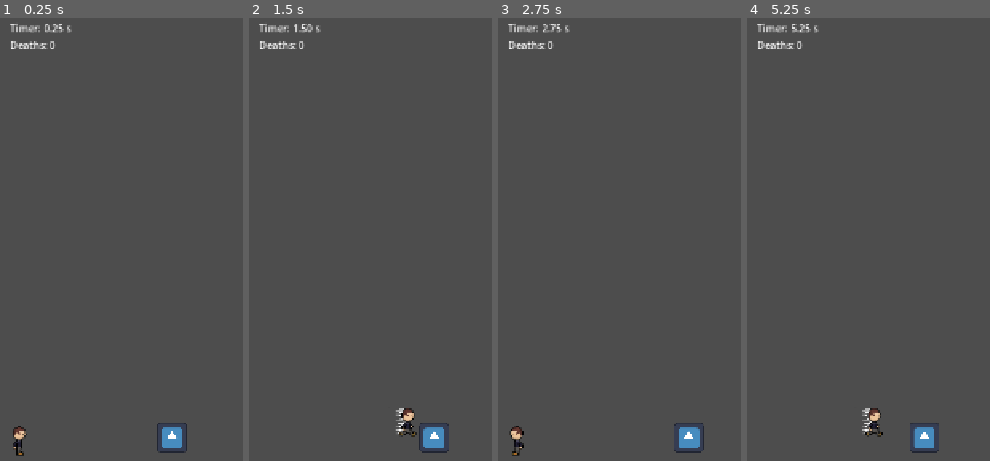
Above: before the commit, frames 1-4 (left to right).
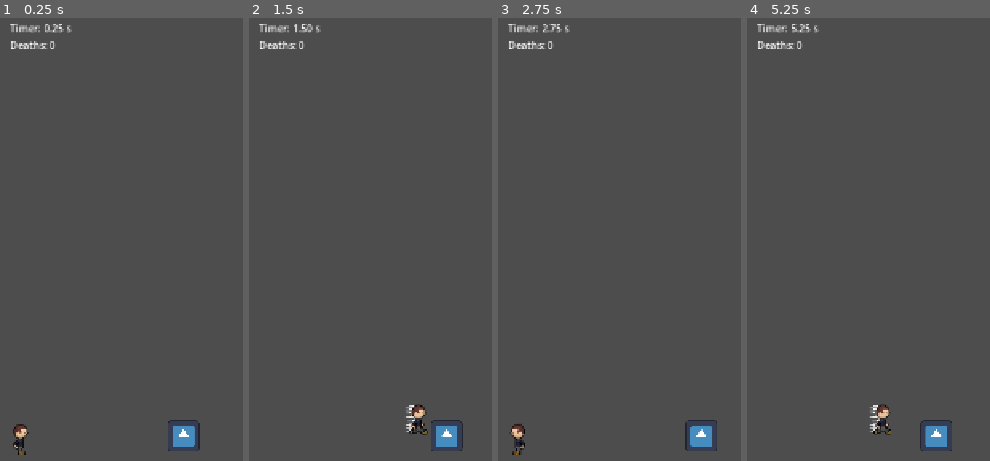
Above: after the commit, the same moments.

Repository: Maxington20/celeste-clone
Game: Godot game, scene res://scenes/levels/level_01.tscn
Same seed, same stepped clock (60 frames per second), same inputs: the game is played once before the commit and once after it. The project has no main scene, so this scene is started directly. The engine's default icon, where the game draws it, is replaced by a stand-in: a white triangle on a blue panel in a dark square.
Inputs:
- Up to frame 1 (0.25 s): no input
- Up to frame 2 (1.5 s): hold D (move_right) from 0.53 s (still down); tap Shift (dash) at 0.6, 1.35 s; tap Space (jump) at 0.77 s
- Up to frame 3 (2.75 s): tap Space (jump) at 1.52 s; release D (move_right) at 2.03 s; hold A (move_left) from 2.03 s (still down); tap Shift (dash) at 2.1 s
- Up to frame 4 (5.25 s): release A (move_left) at 2.78 s; hold D (move_right) 2.78-4.28 s; tap Shift (dash) every 0.75 s from 2.85 to 5.1 s; tap Space (jump) at 3.02, 3.77, 4.52 s; tap Enter at 4.25 s; hold A (move_left) 4.28-5.03 s; hold D (move_right) from 5.03 s (still down)

The runs differ from the first frame. In frame 1, 0.9% of the frame differs, in the area x 5-83%, y 90-99%; in frame 2, 1.3%, in the area x 60-89%, y 87-99%; in frame 3, 0.9%; in frame 4, 1.2%.

Commit message:
small camera adjustments.

Diff:
--- a/scenes/levels/level.tscn
+++ b/scenes/levels/level.tscn
@@ -9,7 +9,7 @@
 script = ExtResource("1_xb4v1")
 
 [node name="Camera2D" type="Camera2D" parent="." unique_id=603920288]
-zoom = Vector2(0.75, 0.75)
+zoom = Vector2(0.8, 0.8)
 position_smoothing_enabled = true
 script = ExtResource("2_xb4v1")
 
--- a/scenes/levels/level_01.tscn
+++ b/scenes/levels/level_01.tscn
@@ -16,7 +16,7 @@
 level_id = 1
 
 [node name="Camera2D" parent="." index="0" unique_id=603920288]
-position = Vector2(-222, 126)
+position = Vector2(-255, 146)
 drag_vertical_enabled = true
 
 [node name="CameraBounds" parent="." index="1" unique_id=2122270818]
